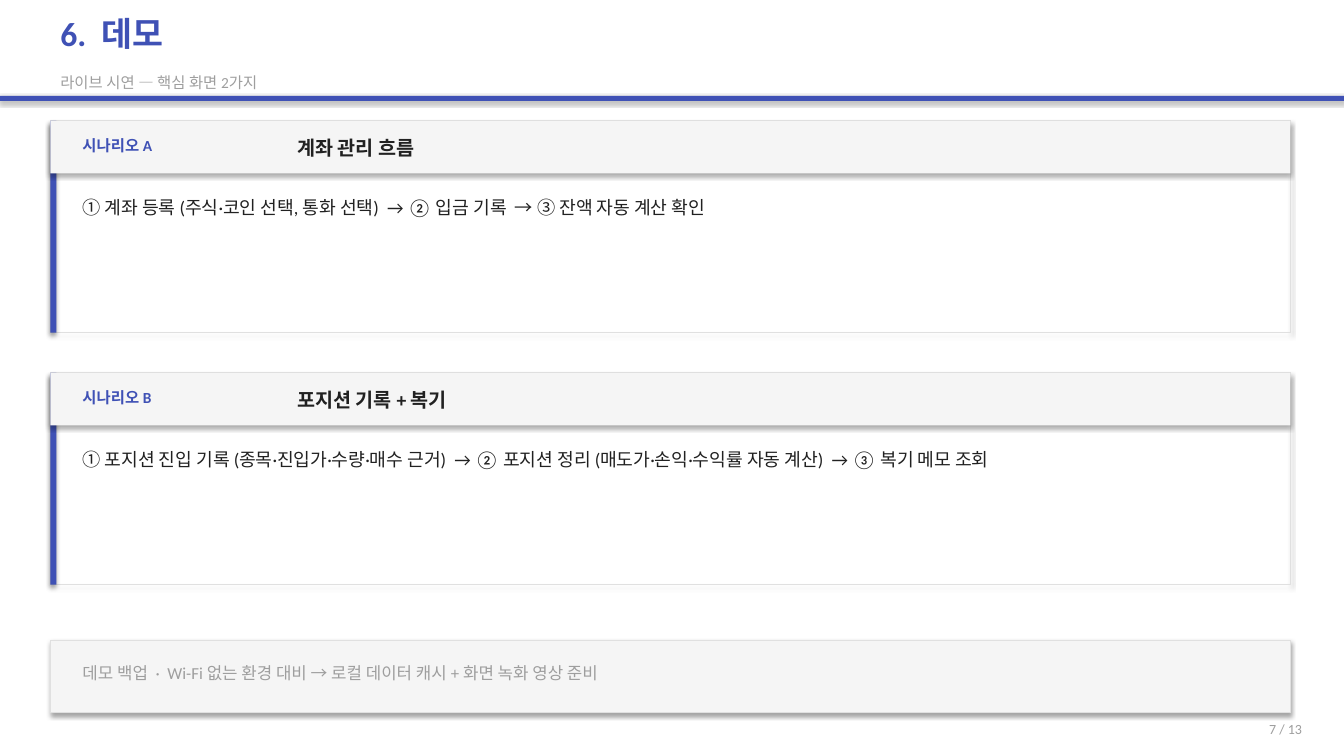
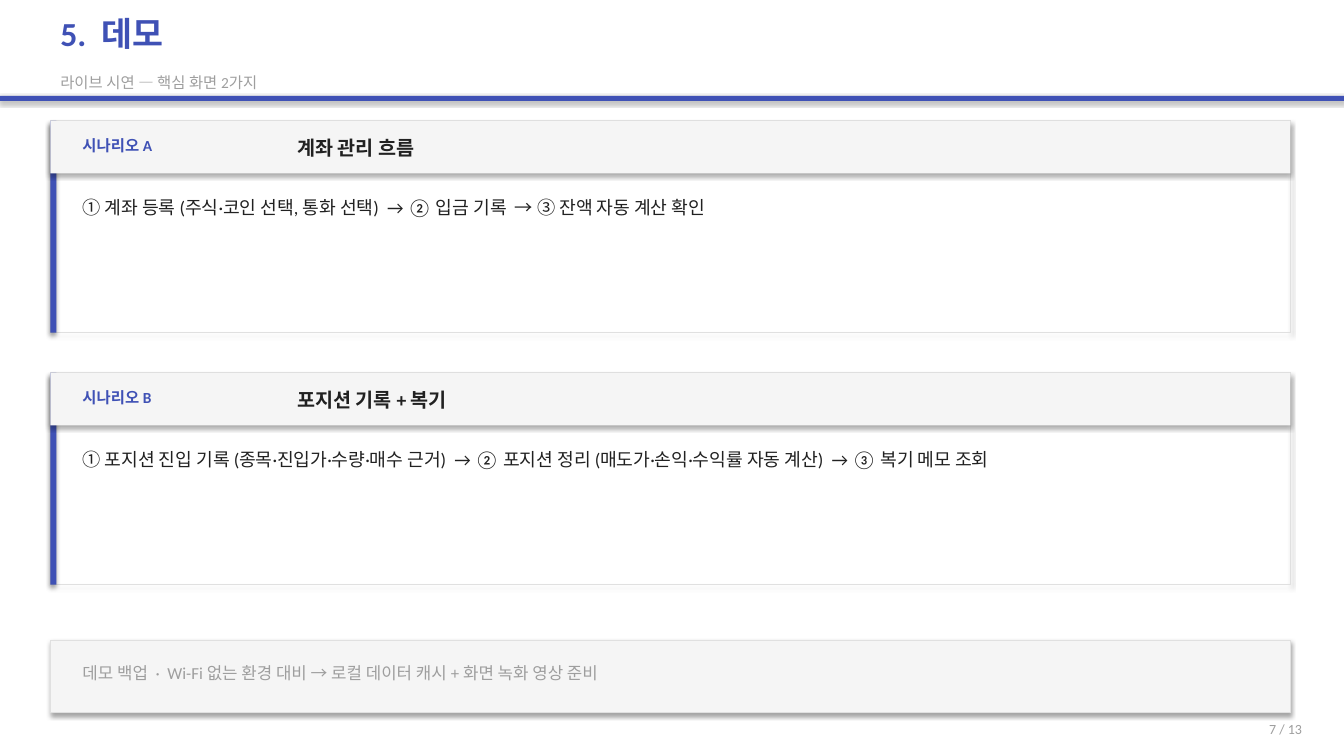
Before and after one commit to 2022136020/project_c, a slide deck: slide 6 of portfolio-tracker/presentation/portfolio-tracker.pptx. Drawn at 1344x756 pixels with LibreOffice and Linux fonts; fonts in the diff are those of the drawing. Boxes give left, top, right and bottom in pixels: in the first picture for what was removed or moved away, otherwise in the second. Text is boxed around its words. In the diff, an @@ line names an element or a change of style, - is before the commit and + after.

```diff
--- a/portfolio-tracker/presentation/portfolio-tracker.pptx
+++ b/portfolio-tracker/presentation/portfolio-tracker.pptx
@@ text at <box>60,18,164,49</box>: text changed @@
-6. 데모
+5. 데모
```
Also in this commit, not shown: 1 other slide changed, 2 other files.
